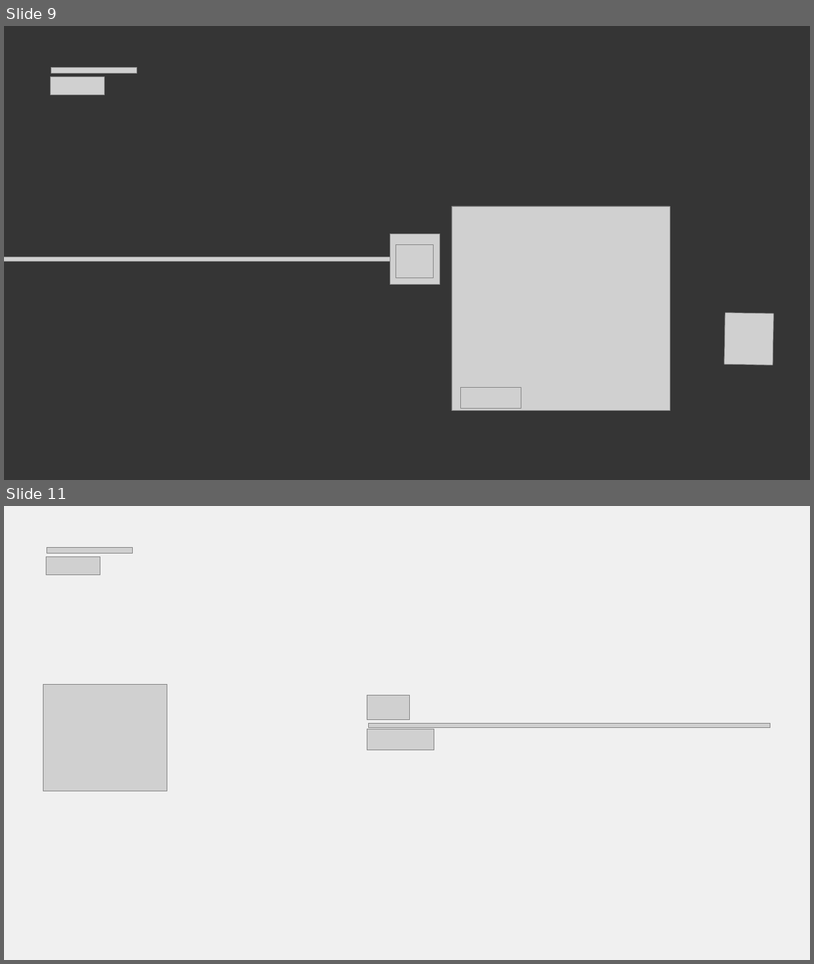
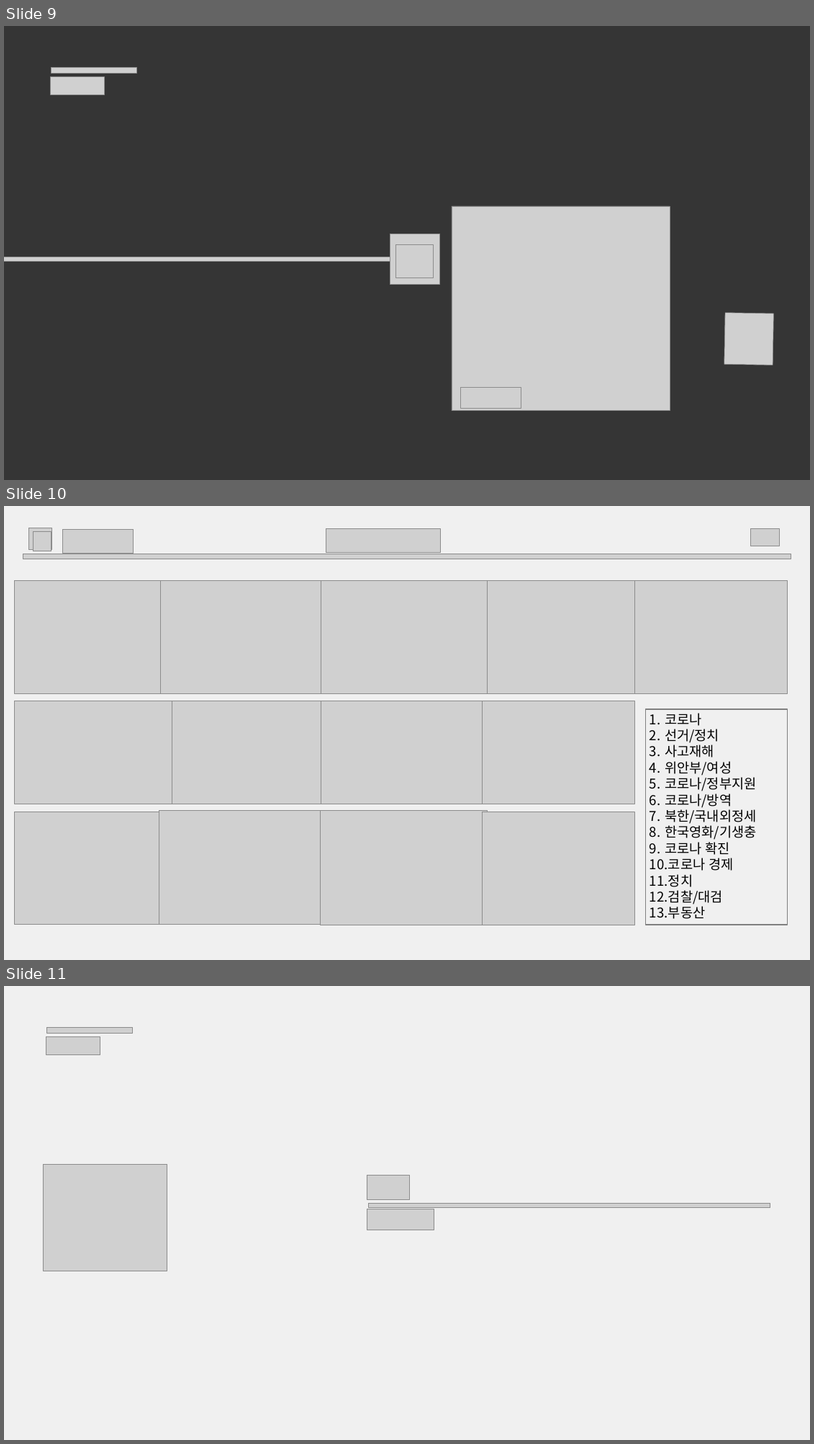
Before and after one commit to Minsung-commit/TIL, a slide deck: 뉴스트렌드분석/뉴스트렌드분석.pptx. Shown one above the other, each under a label of ours: slides 9 and 11 before the commit, slides 9, 10 and 11 after it; the slides between them are not shown. The pictures are 814x964 and 814x1444 pixels, drawn with LibreOffice and Linux fonts; fonts in the diff are those of the drawing; grey boxes stand for pictures; background and template pictures are left out. Boxes give left, top, right and bottom in pixels: in the first picture for what was removed or moved away, otherwise in the second. Text is boxed around its words. In the diff, an @@ line names an element or a change of style, - is before the commit and + after.

```diff
--- a/뉴스트렌드분석/뉴스트렌드분석.pptx
+++ b/뉴스트렌드분석/뉴스트렌드분석.pptx
@@ slide 10 added at bbox=[4, 506, 810, 960], background #F0F0F0 @@
@@ picture added at bbox=[28, 528, 52, 549] @@
@@ picture added at bbox=[33, 531, 51, 551] @@
@@ picture added at bbox=[63, 529, 133, 553] @@
@@ picture added at bbox=[326, 529, 440, 552] @@
@@ picture added at bbox=[751, 528, 780, 546] @@
@@ picture added at bbox=[23, 554, 791, 559] @@
@@ picture added at bbox=[15, 581, 172, 693] @@
@@ picture added at bbox=[160, 581, 322, 693] @@
@@ picture added at bbox=[321, 581, 487, 693] @@
@@ picture added at bbox=[482, 581, 635, 693] @@
@@ picture added at bbox=[635, 581, 788, 693] @@
@@ picture added at bbox=[15, 700, 172, 803] @@
@@ picture added at bbox=[159, 700, 322, 803] @@
@@ picture added at bbox=[321, 700, 487, 803] @@
@@ picture added at bbox=[482, 700, 635, 803] @@
@@ rectangle added at bbox=[646, 709, 788, 924], outline #808080 2.25 pt, 24 pt, text #000000 @@
+1. 코로나
+2. 선거/정치
+3. 사고재해
+4. 위안부/여성
+5. 코로나/정부지원
+6. 코로나/방역
+7. 북한/국내외정세
+8. 한국영화/기생충
+9. 코로나 확진
+10. 코로나 경제
+11. 정치
+12. 검찰/대검
+13. 부동산
@@ picture added at bbox=[15, 811, 172, 924] @@
@@ picture added at bbox=[159, 810, 322, 924] @@
@@ picture added at bbox=[320, 810, 487, 924] @@
@@ picture added at bbox=[482, 811, 635, 925] @@
```
Also in this commit, not shown: 1 slide removed, 1 other file.
